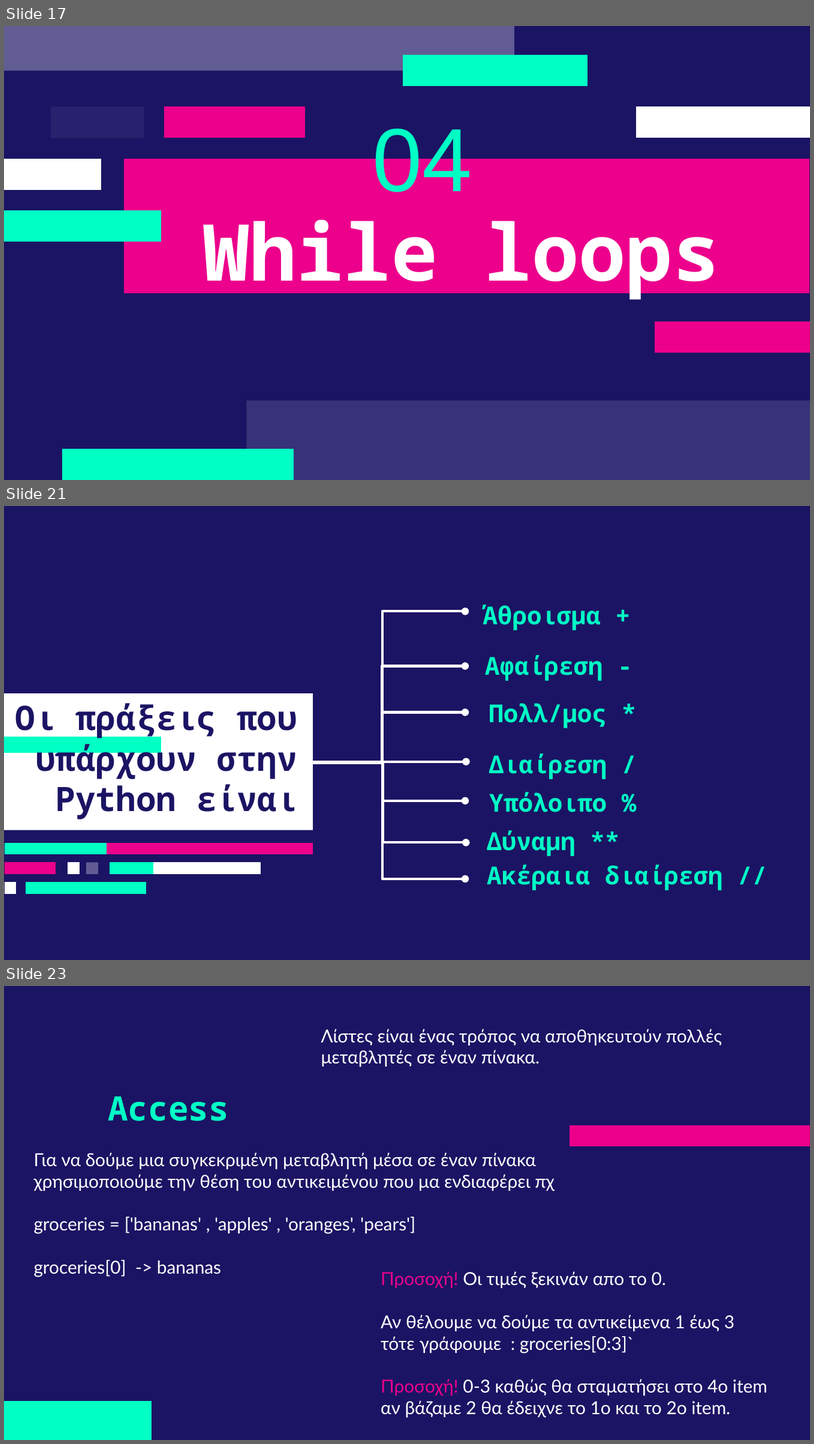
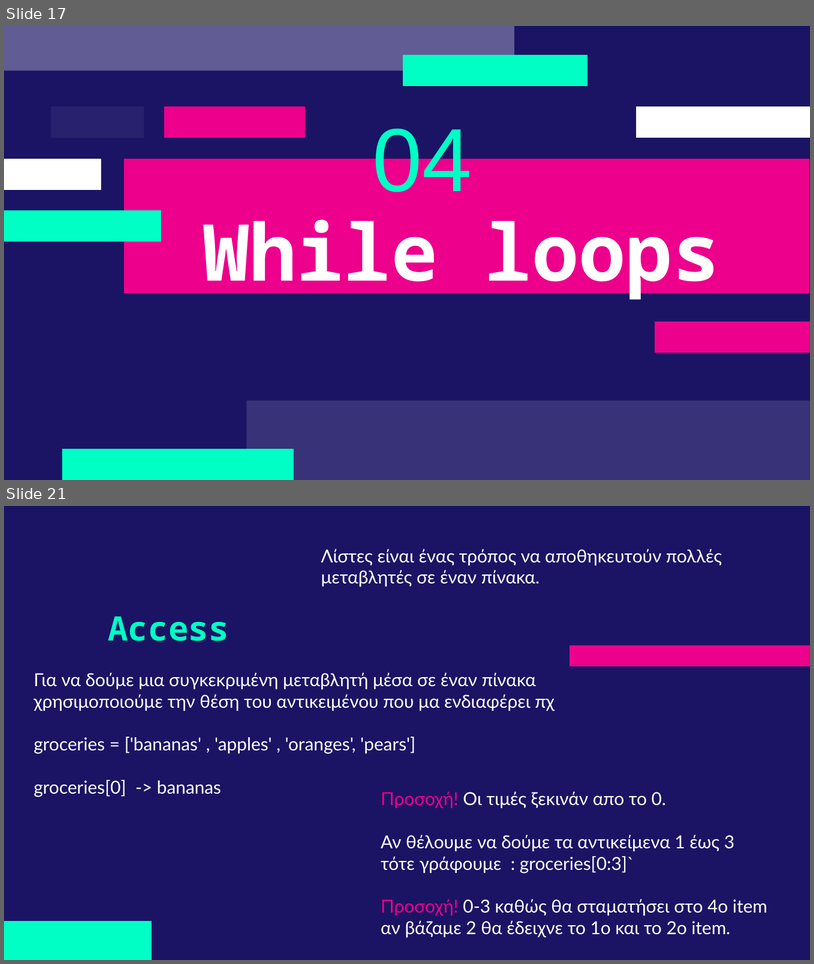
Before and after one commit to deepblue597/python_tutorial, a slide deck: lesson 2/Lesson 2 Python.pptx. Shown one above the other, each under a label of ours: slides 17, 21 and 23 before the commit, slides 17 and 21 after it; the slides between them are not shown. The pictures are 814x1444 and 814x964 pixels, drawn with LibreOffice and Linux fonts; fonts in the diff are those of the drawing. Boxes give left, top, right and bottom in pixels: in the first picture for what was removed or moved away, otherwise in the second. Text is boxed around its words. In the diff, an @@ line names an element or a change of style, - is before the commit and + after.

```diff
--- a/lesson 2/Lesson 2 Python.pptx
+++ b/lesson 2/Lesson 2 Python.pptx
@@ slide 21 removed at (x1=4, y1=506, x2=810, y2=960), background #1B1464 @@
@@ elbow arrow removed from (300, 762) to (465, 612) @@
@@ title removed at (x1=483, y1=604, x2=601, y2=630) @@
-Άθροισμα +
@@ elbow arrow removed from (299, 762) to (465, 666) @@
@@ title removed at (x1=485, y1=655, x2=603, y2=681) @@
-Αφαίρεση -
@@ rectangle removed at (x1=4, y1=693, x2=313, y2=829) @@
@@ title removed at (x1=15, y1=703, x2=297, y2=819) @@
-Οι πράξεις που υπάρχουν στην Python είναι
@@ title removed at (x1=489, y1=703, x2=607, y2=728) @@
-Πολλ/μος *
@@ elbow arrow removed from (300, 762) to (465, 712) @@
@@ freeform shape removed at (x1=4, y1=736, x2=161, y2=754) @@
@@ title removed at (x1=489, y1=753, x2=608, y2=779) @@
-Διαίρεση /
@@ elbow arrow removed from (300, 762) to (465, 801) @@
@@ elbow arrow removed from (300, 762) to (465, 879) @@
@@ elbow arrow removed from (300, 762) to (466, 842) @@
@@ elbow arrow removed from (313, 762) to (466, 762) @@
@@ text removed at (x1=489, y1=792, x2=608, y2=812) @@
-Υπόλοιπο %
@@ freeform shape removed at (x1=5, y1=842, x2=107, y2=855) @@
@@ freeform shape removed at (x1=107, y1=842, x2=313, y2=855) @@
@@ text removed at (x1=487, y1=830, x2=576, y2=856) @@
-Δύναμη **
@@ freeform shape removed at (x1=5, y1=862, x2=56, y2=874) @@
@@ freeform shape removed at (x1=68, y1=862, x2=80, y2=874) @@
@@ freeform shape removed at (x1=86, y1=862, x2=98, y2=874) @@
@@ freeform shape removed at (x1=110, y1=862, x2=260, y2=874) @@
@@ freeform shape removed at (x1=110, y1=862, x2=153, y2=874) @@
@@ text removed at (x1=487, y1=864, x2=723, y2=890) @@
-Ακέραια διαίρεση //
@@ freeform shape removed at (x1=5, y1=882, x2=17, y2=894) @@
@@ freeform shape removed at (x1=26, y1=882, x2=147, y2=894) @@
@@ what was slide 23 is now slide 21 @@
```
Also in this commit, not shown: 1 slide changed, 2 slides added, 3 other slides removed, 2 other files.
